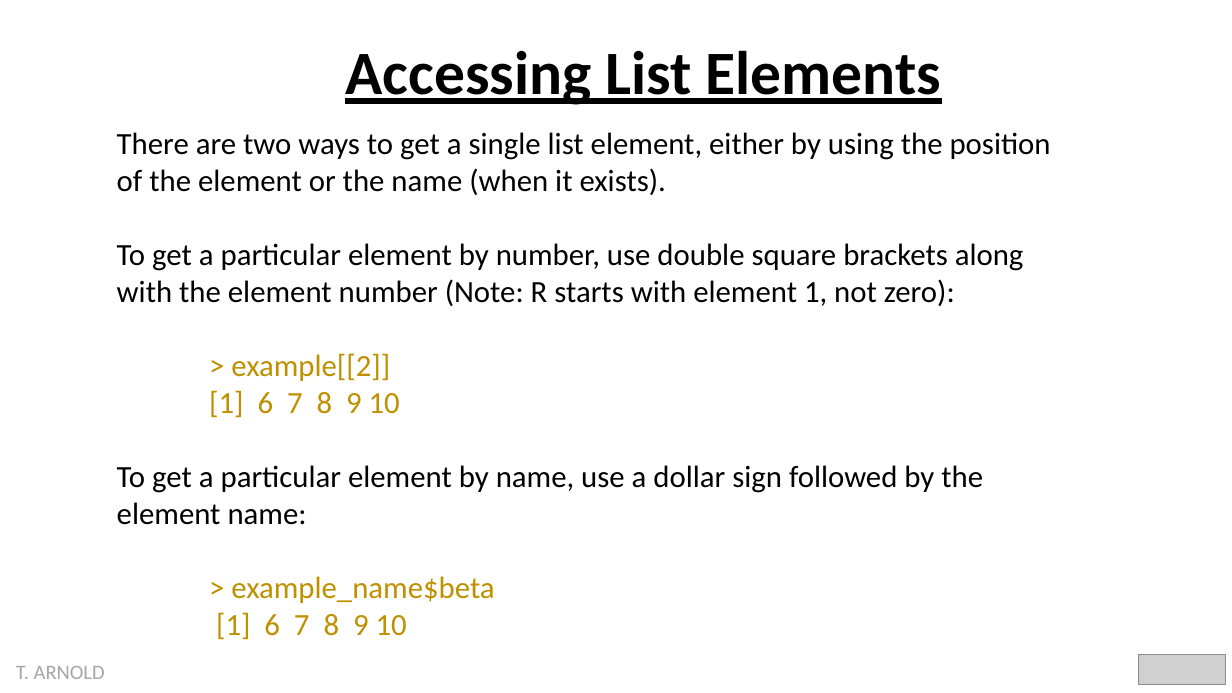
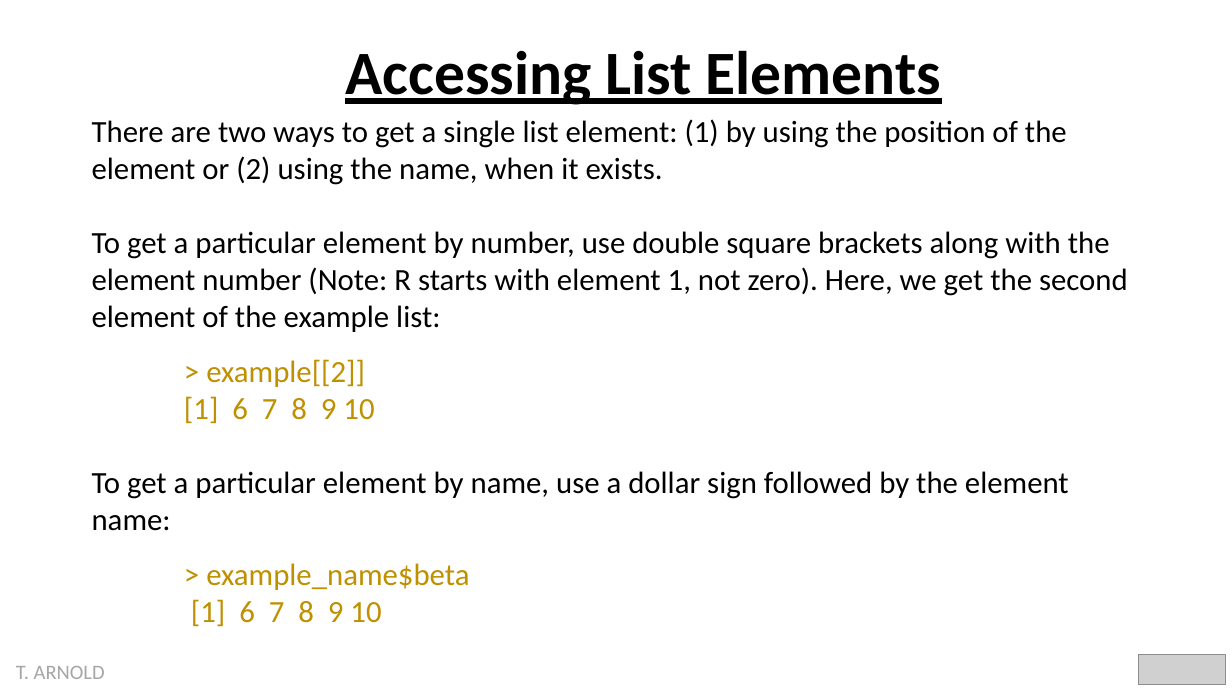
Before and after one commit to statsmaths/dsst289-f21, a slide deck: slide 5 of pslides/vcts_lists.pptx. Drawn at 1232x693 pixels with LibreOffice and Linux fonts; fonts in the diff are those of the drawing; grey boxes stand for pictures. Boxes give left, top, right and bottom in pixels: in the first picture for what was removed or moved away, otherwise in the second. Text is boxed around its words. In the diff, an @@ line names an element or a change of style, - is before the commit and + after.

```diff
--- a/pslides/vcts_lists.pptx
+++ b/pslides/vcts_lists.pptx
@@ text "There are two ways to ...": place and size @@
-text "There are two ways to ..." at box(117, 132, 1051, 640)
+text "There are two ways to ..." at box(92, 119, 1128, 627)
@@ text at box(92, 119, 1128, 332): text changed @@
-There are two ways to get a single list element, either by using the position of the element or the name (when it exists).
-To get a particular element by number, use double square brackets along with the element number (Note: R starts with element 1, not zero):
+There are two ways to get a single list element: (1) by using the position of the element or (2) using the name, when it exists.
+To get a particular element by number, use double square brackets along with the element number (Note: R starts with element 1, not zero). Here, we get the second element of the example list:
```
Also in this commit, not shown: 3 other slides changed, 17 other files.
